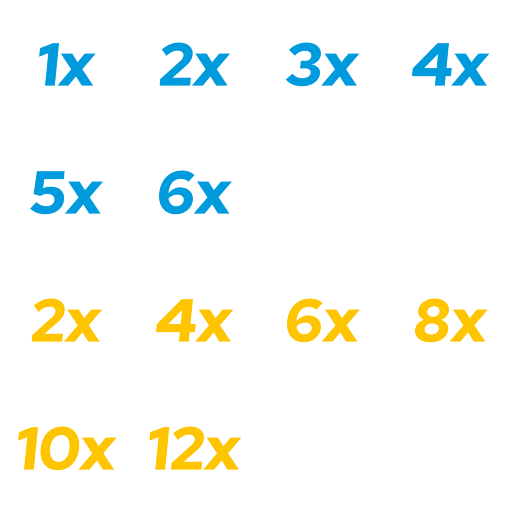
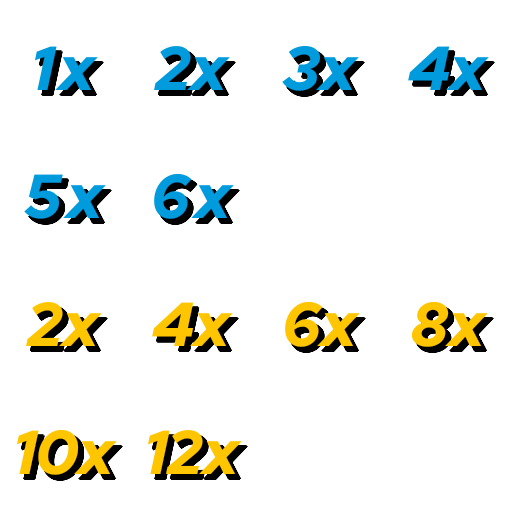
Layers edited between the first and the second 512 x 512 image:
painted on "mult_number.png" over [17, 42, 495, 481]
